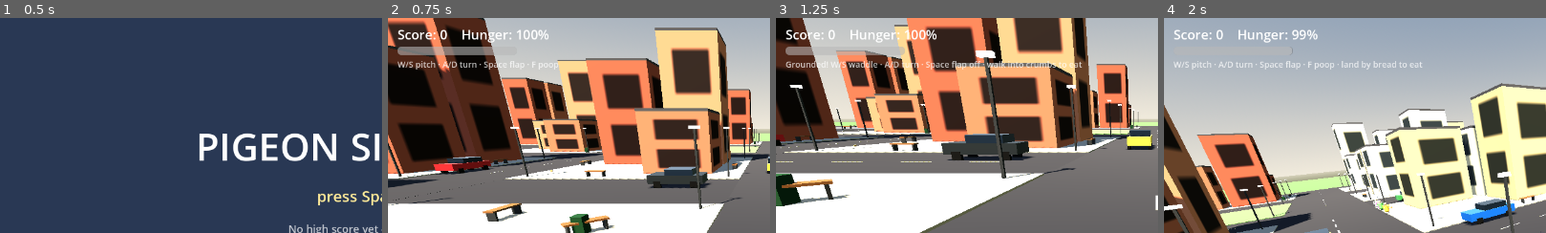
Above: before the commit, frames 1-4 (left to right).
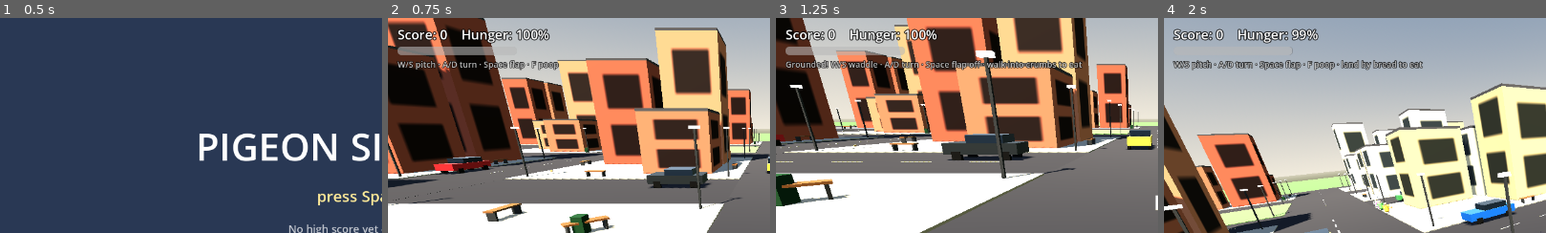
Above: after the commit, the same moments.

Repository: seandmatthews/pigeon-simulator
Game: Godot game, scene res://scenes/menu.tscn
The game is run twice, just before and just after one commit, with the same random seed, the same clock (stepped at 60 frames per second) and the same inputs. Sound files missing from this copy of the repository are replaced by a short silence.
Inputs (mouse positions are % of the whole screen's width and height, from its top left):
- Up to frame 1 (0.5 s): no input
- Up to frame 2 (0.75 s): click "Fly" at 0.5 s
- Up to frame 3 (1.25 s): no input
- Up to frame 4 (2 s): move the mouse to (72, 45) at 1.27 s; hold D (turn_right) from 1.28 s (still down); tap F (poop) at 1.35 s; click (72, 45) at 1.42 s; tap Space (flap) at 1.52, 1.82 s
The pictures show only the part of the screen within x 0-50%, y 0-50%; the shares and areas given below are measured in that part.

Frame 1 is identical in both runs. In frame 2, 1.8% of the frame differs, in the area x 2-45%, y 4-25%; in frame 3, 2.9%; in frame 4, 2.9%, in the area x 2-68%, y 4-25%.

Commit message:
feat(ui-ux): HUD text outlines + hunger warning tiers (T-019)
Dark outlines on the HUD score/hint lines so they read over white
pavement and bright sky; the hunger bar becomes the fail state's
messenger with four game-time tiers (white > amber > red pulse 3 Hz >
dark-red flash 6 Hz) keyed on tier change only, riding per-instance
modulate so the sim harness's multiple Main instances never share tier
state. Gate 1b hud_hunger_warning_tiers runs through the real Main scene
immediately after restart_resets (the only unpaused, Main-less spot) and
checks resolved outlines, the 50/25/10% bands, sampled pulse windows
with crossing counts, and rest-color restore via refill and restart_run.

Diff:
--- a/scenes/main.tscn
+++ b/scenes/main.tscn
@@ -63,6 +63,8 @@
 offset_top = 12.0
 offset_right = 500.0
 offset_bottom = 44.0
+theme_override_colors/font_outline_color = Color(0, 0, 0, 0.85)
+theme_override_constants/outline_size = 6
 theme_override_font_sizes/font_size = 22
 text = "Score: 0    Hunger: 100%"
 
@@ -82,6 +84,8 @@
 offset_top = 68.0
 offset_right = 500.0
 offset_bottom = 88.0
+theme_override_colors/font_outline_color = Color(0, 0, 0, 0.85)
+theme_override_constants/outline_size = 4
 theme_override_font_sizes/font_size = 14
 theme_override_colors/font_color = Color(1, 1, 1, 0.75)
 text = "W/S pitch · A/D turn · Space flap · F poop"
--- a/scripts/main.gd
+++ b/scripts/main.gd
@@ -12,6 +12,22 @@
 const HINT_GROUND := "Grounded! W/S waddle · A/D turn · Space flap off · walk into crumbs to eat"
 const SCORE_POPUP_SCENE: PackedScene = preload("res://scenes/score_popup.tscn")
 const MENU_SCENE_PATH := "res://scenes/menu.tscn"
+
+## Hunger warning tiers (T-019): the bar is the fail state's messenger, so it
+## changes color — and then pulses — as the clock runs down. All driven in
+## game time so the flash stays deterministic under --fixed-fps and freezes
+## with the world when the run is paused or over.
+const HUNGER_TIER_WARN := 0.5 ## Below half the bar turns amber.
+const HUNGER_TIER_DANGER := 0.25 ## Below a quarter it turns red and starts pulsing.
+const HUNGER_TIER_CRITICAL := 0.10 ## Under 10% it flashes fast, from a darker red.
+const TIER_REST_COLORS: Array[Color] = [
+	Color(1.0, 1.0, 1.0), ## Tier 0 — healthy: untouched white.
+	Color(1.0, 0.72, 0.35), ## Tier 1 — amber: start thinking about bread.
+	Color(1.0, 0.32, 0.25), ## Tier 2 — red: pulsing alarm.
+	Color(1.0, 0.16, 0.14), ## Tier 3 — dark red base: fast flash, still distinct if a beat is missed.
+]
+const TIER_PULSE_HZ: Array[float] = [0.0, 0.0, 3.0, 6.0] ## Flash rate per tier — 0 = static color.
+const TIER_PULSE_TO := Color(1.0, 0.85, 0.8) ## The bright end both pulsing tiers breathe toward.
 
 @export_group("Juice") ## T-013
 @export var hit_shake: float = 0.3 ## Camera-shake fraction per scored splat — your hits land with a tick.
@@ -31,6 +47,8 @@
 
 var _combo_shown: int = 0 ## The multiplier the HUD last displayed — escalations past it pulse.
 var _score_pulse: Tween
+var hud_warning_tier: int = 0 ## The hunger warning band the bar currently shows (0 healthy … 3 critical).
+var _pulse_phase: float = 0.0 ## Game-time phase of the tier flash — advanced only while a tier pulses.
 
 
 func _ready() -> void:
@@ -61,7 +79,7 @@
 	_on_hunger_changed(Game.hunger.value, Game.hunger.max_value)
 
 
-func _process(_delta: float) -> void:
+func _process(delta: float) -> void:
 	var combo := Game.combo_multiplier()
 	var combo_text := ("    ×%d combo" % combo) if combo >= 2 else ""
 	stats_label.text = "Score: %d%s    Hunger: %d%%" % [
@@ -69,6 +87,11 @@
 	if combo >= 2 and combo > _combo_shown:
 		_pulse_score(combo) ## Escalation — the score line pulses (T-013).
 	_combo_shown = combo
+	var pulse_hz: float = TIER_PULSE_HZ[hud_warning_tier]
+	if pulse_hz > 0.0: ## Danger tiers breathe between their rest color and the bright end.
+		_pulse_phase += delta * pulse_hz * TAU
+		var beat := 0.5 + 0.5 * sin(_pulse_phase)
+		hunger_bar.modulate = TIER_REST_COLORS[hud_warning_tier].lerp(TIER_PULSE_TO, beat)
 
 
 ## The HUD pulse (T-013): a combo escalation bumps the score line up a size —
@@ -92,10 +115,27 @@
 			Color.WHITE, pulse_seconds)
 
 
-## The hunger bar mirrors Game.hunger.changed — the number stays on the stats line.
+## The hunger bar mirrors Game.hunger.changed — the number stays on the stats
+## line, and the bar carries the T-019 warning tiers. The setter emits on
+## EVERY drain tick (~60/s), so this only touches state on a tier CHANGE:
+## entering a tier paints its rest color and rewinds the pulse phase (entering
+## a quiet tier leaves the bar parked there — never stranded mid-flash), while
+## the _process pulse owns the animation between ticks.
 func _on_hunger_changed(value: float, max_value: float) -> void:
 	hunger_bar.max_value = max_value
 	hunger_bar.value = value
+	var fraction := value / max_value if max_value > 0.0 else 0.0
+	var tier := 3
+	if fraction > HUNGER_TIER_CRITICAL:
+		tier = 2
+	if fraction > HUNGER_TIER_DANGER:
+		tier = 1
+	if fraction > HUNGER_TIER_WARN:
+		tier = 0
+	if tier != hud_warning_tier:
+		hud_warning_tier = tier
+		_pulse_phase = 0.0
+		hunger_bar.modulate = TIER_REST_COLORS[tier]
 
 
 ## Release conditions for the style bonus: where and how fast the poop left
--- a/tests/sim_test.gd
+++ b/tests/sim_test.gd
@@ -113,6 +113,7 @@
 	await _scenario_pause_freezes()
 	await _scenario_game_over_screen()
 	await _scenario_restart_resets()
+	await _scenario_hud_hunger_tiers() ## T-019 — must follow restart_resets: unpaused tree, no live Main.
 	await _scenario_pigeon_air_poses()
 	await _scenario_pigeon_ground_poses()
 	await _scenario_pigeon_peck()
@@ -1493,6 +1494,99 @@
 	_main_game = null
 
 
+## T-019: the HUD stays readable and the hunger bar warns in tiers, through the
+## REAL main scene. Registered immediately after _scenario_restart_resets —
+## that is the only spot with an unpaused tree and no live Main (game_over_screen
+## ends paused; restart_resets unpauses, detaches the clock and frees the
+## instance), so this fresh instance's _process pulse actually advances and it
+## is the sole listener on Game.hunger.changed.
+func _scenario_hud_hunger_tiers() -> void:
+	Game.save_path = SIM_SAVE_PATH
+	Game.reset_run()
+	var main_game: MainGame = MAIN_SCENE.instantiate()
+	main_game.position = Vector3(-3500.0, 0.0, -3500.0) ## Own space, clear of the test world.
+	add_child(main_game)
+	await _wait_frames(4)
+	var stats: Label = main_game.stats_label
+	var hint: Label = main_game.hint_label
+	var bar: ProgressBar = main_game.hunger_bar
+	## Outlines resolve through the theme stack — there is no per-override
+	## getter, and the default Label theme defines font_outline_color, so
+	## equality against the tuned values is the reliable read.
+	var outline_ok: bool = \
+			stats.get_theme_color("font_outline_color").is_equal_approx(Color(0.0, 0.0, 0.0, 0.85)) \
+			and stats.get_theme_constant("outline_size") == 6 \
+			and hint.get_theme_color("font_outline_color").is_equal_approx(Color(0.0, 0.0, 0.0, 0.85)) \
+			and hint.get_theme_constant("outline_size") == 4
+	## Tier bands through the real signal path: the value setter emits
+	## synchronously, so set→read same-frame is exact; probes sit mid-band so
+	## the live drain (~0.27/s grounded) can't cross a boundary mid-scenario.
+	var probes := {80: 0, 40: 1, 20: 2, 8: 3}
+	var tiers_ok := true
+	for probe_value in probes:
+		Game.hunger.value = float(probe_value)
+		tiers_ok = tiers_ok and main_game.hud_warning_tier == probes[probe_value]
+	## Quiet tiers park the bar on their rest color — sample a window to prove
+	## nothing animates it.
+	Game.hunger.value = 80.0
+	var quiet_static := true
+	for _i in 10:
+		await get_tree().process_frame
+		quiet_static = quiet_static and bar.modulate.is_equal_approx(MainGame.TIER_REST_COLORS[0])
+	## Danger tiers pulse in game time — sample ~0.5 s each, assert the channel
+	## spread (never sampled at the flash's rest point) and that tier 3 flashes
+	## FASTER than tier 2 via zero crossings of the green channel.
+	Game.hunger.value = 20.0
+	var tier2_lo := 1.0
+	var tier2_hi := 0.0
+	var tier2_last := -1.0
+	var tier2_crossings := 0
+	for _i in 30:
+		await get_tree().process_frame
+		var g2 := bar.modulate.g
+		tier2_lo = minf(tier2_lo, g2)
+		tier2_hi = maxf(tier2_hi, g2)
+		if tier2_last >= 0.0 and (g2 - 0.55) * (tier2_last - 0.55) < 0.0:
+			tier2_crossings += 1
+		tier2_last = g2
+	Game.hunger.value = 8.0
+	var tier3_lo := 1.0
+	var tier3_hi := 0.0
+	var tier3_last := -1.0
+	var tier3_crossings := 0
+	for _i in 30:
+		await get_tree().process_frame
+		var g3 := bar.modulate.g
+		tier3_lo = minf(tier3_lo, g3)
+		tier3_hi = maxf(tier3_hi, g3)
+		if tier3_last >= 0.0 and (g3 - 0.5) * (tier3_last - 0.5) < 0.0:
+			tier3_crossings += 1
+		tier3_last = g3
+	var pulse2 := tier2_hi - tier2_lo > 0.1
+	var pulse3 := tier3_hi - tier3_lo > 0.1
+	var faster := tier3_crossings > tier2_crossings
+	## Falling back to a lower tier restores that tier's rest color — the crumb
+	## path (a refill through changed)…
+	Game.hunger.value = 80.0
+	var refill_rest := bar.modulate.is_equal_approx(MainGame.TIER_REST_COLORS[0])
+	## …and the restart path re-fires full hunger through the same handler.
+	main_game.restart_run()
+	var restart_rest := not get_tree().paused \
+			and main_game.hud_warning_tier == 0 \
+			and bar.modulate.is_equal_approx(MainGame.TIER_REST_COLORS[0])
+	main_game.free()
+	Game.hunger.player = null ## The autoload's clock outlives this scene instance.
+	Game.reset_run()
+	_check("hud_hunger_warning_tiers",
+			outline_ok and tiers_ok and quiet_static and pulse2 and pulse3 \
+					and faster and refill_rest and restart_rest,
+			"outline=%s tiers=%s quiet_static=%s pulse2=%s (g %.2f..%.2f, %d x) pulse3=%s (g %.2f..%.2f, %d x) faster=%s refill_rest=%s restart_rest=%s" % [
+					outline_ok, tiers_ok, quiet_static,
+					pulse2, tier2_lo, tier2_hi, tier2_crossings,
+					pulse3, tier3_lo, tier3_hi, tier3_crossings,
+					faster, refill_rest, restart_rest])
+
+
 ## --- scenarios (T-011 pigeon presentation) ----------------------------------
 
 
Not shown, changed: VERIFICATION.md
Not shown, changed: docs/tickets/README.md
Not shown, added: docs/tickets/T-019-hud-legibility.md
